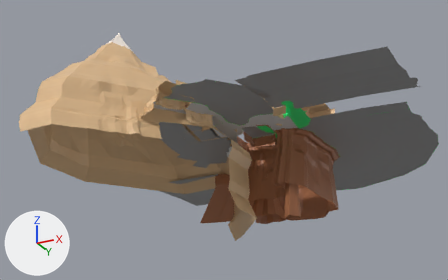
One commit to the Blender file TresFabulasGeniales/Assets/Modelos/Entorno/segundaHistoria/escena2/montaña 1.blend: the scene before it, then after it.
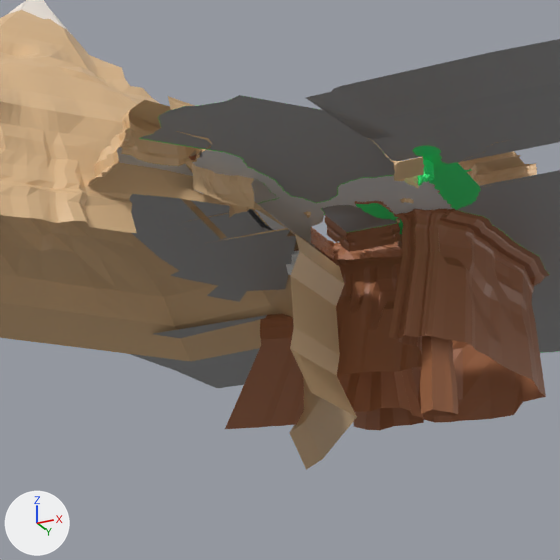
There are two pictures of each version: one whole from a 50 mm camera at (728.0, -945.0, -709.0) aimed at (165.0, 181.0, -202.0), one close up on the part from 23% to 77% of the width and 14% to 100% of the height. Lighting does not change. The marker at lower left points along +X, +Y and +Z.
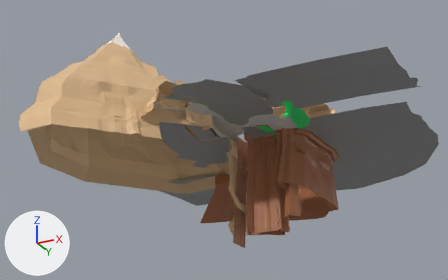
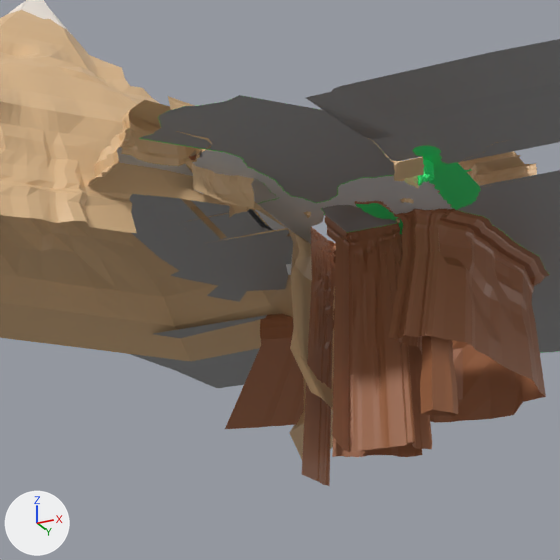
Where the change shows, as pixel boxes [x1, y1, x2, y2] in the close-ups (560 x 560 px):
'Cylinder', reshaped: before [0, 0, 560, 469]; after [0, 0, 560, 486]
part 1 of me_cylinder, built on: before [290, 228, 395, 420]; after [288, 205, 432, 486]

The change in detail:
me_cylinder is used by ob_cylinder; location (0.0, 0.0, 0.0).
me_cylinder had 14285 vertices, 13602 faces and spanned x -232.0..606.0, y -213.0..606.0, z -394.0..16.0.
me_cylinder now has 17093 vertices, 16342 faces and spans x -232.0..606.0, y -213.0..606.0, z -441.0..16.0.
me_cylinder part 1: 66 vertices moved from x 199.0..276.0, y 126.0..207.0, z -380.0..-214.0 to x 195.0..278.0, y 126.0..207.0, z -380.0..-214.0; 11 vertices removed from x 212.0..280.0, y 177.0..193.0, z -232.0..-219.0; 2819 vertices added at x 165.0..297.0, y 130.0..213.0, z -441.0..-212.0.
